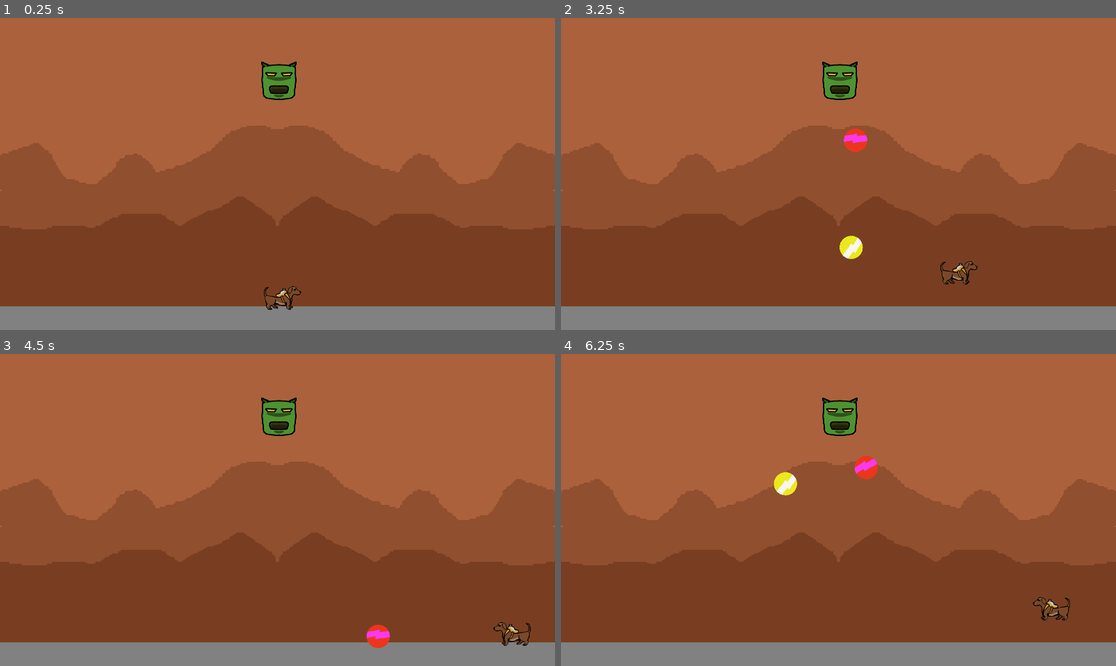
Above: before the commit, frames 1-4 (two rows, left to right).
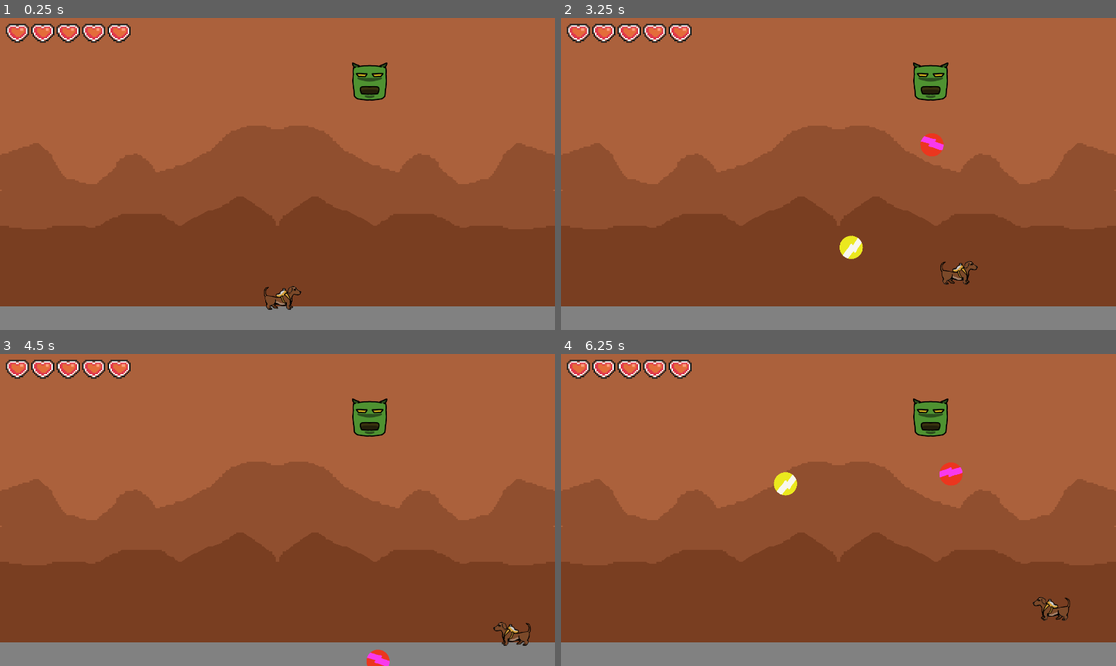
Above: after the commit, the same moments.

Repository: AnaVSSCaldeira/Salsicha-The-Game
Game: Godot game, scene res://Scenes/Game/Scenes/Game.tscn
The game is run twice, just before and just after one commit, with the same random seed, the same clock (stepped at 60 frames per second) and the same inputs.
Inputs (mouse positions are in pixels of both pictures, inside the frame that each line leads up to):
- Up to frame 1 (0.25 s): no input
- Up to frame 2 (3.25 s): tap Enter (ui_accept) at 0.5, 0.77, 1.52, 3.02 s; move the mouse to (960, 158) at 0.52 s; hold Shift 0.53-1.28 s; hold D (right) 0.53-2.03 s; click (960, 158) at 0.67 s; move the mouse to (727, 189) at 1.27 s; tap Shift at 1.35, 2.85 s; move the mouse to (894, 105) at 2.02 s; hold A (left) 2.03-2.78 s; hold Shift 2.03-2.78 s; move the mouse to (810, 236) at 2.77 s; hold D (right) from 2.78 s (still down); click (810, 236) at 2.92 s
- Up to frame 3 (4.5 s): move the mouse to (444, 556) at 3.52 s; hold Shift 3.53-4.28 s; tap Enter (ui_accept) at 3.77 s; move the mouse to (111, 463) at 4.27 s; release D (right) at 4.28 s; hold A (left) from 4.28 s (still down); tap Shift at 4.35 s
- Up to frame 4 (6.25 s): tap Enter (ui_accept) at 4.52, 6.02 s; move the mouse to (866, 510) at 5.02 s; release A (left) at 5.03 s; hold D (right) 5.03-5.78 s; hold Shift 5.03-5.78 s; click (866, 510) at 5.17 s; move the mouse to (755, 432) at 5.77 s; hold A (left) from 5.78 s (still down); tap Shift at 5.85 s

The runs differ from the first frame. In frame 1, 2.4% of the frame differs, in the area x 1-70%, y 1-27%; in frame 2, 2.9%, in the area x 1-70%, y 1-45%; in frame 3, 2.8%; in frame 4, 2.9%.

Commit message:
Troca de waves e tela de power-ups

Diff:
--- a/Salsicha/salsicha/Scenes/Game/Scenes/Game.tscn
+++ b/Salsicha/salsicha/Scenes/Game/Scenes/Game.tscn
@@ -1,9 +1,10 @@
-[gd_scene load_steps=8 format=3 uid="uid://bjb5bxg43f6ir"]
+[gd_scene load_steps=9 format=3 uid="uid://bjb5bxg43f6ir"]
 
 [ext_resource type="PackedScene" uid="uid://cac3plj0yo8cx" path="res://Scenes/Game/Scenes/Salsicha.tscn" id="1_3npm6"]
 [ext_resource type="PackedScene" uid="uid://dr31c7kgkwvym" path="res://Scenes/Game/Scenes/Hud.tscn" id="1_5cy7k"]
 [ext_resource type="Script" uid="uid://cjapypki4nqf" path="res://Scenes/Game/Scripts/game.gd" id="1_iidra"]
 [ext_resource type="PackedScene" uid="uid://1ghcm2qqdkf5" path="res://Scenes/Game/Scenes/Ground.tscn" id="2_37rrd"]
+[ext_resource type="PackedScene" uid="uid://c8ivgnksb7xqg" path="res://Scenes/Game/Scenes/powers_spawn.tscn" id="2_fxxe4"]
 [ext_resource type="PackedScene" uid="uid://dlmrlbnqqg6n3" path="res://Scenes/Game/Scenes/Parallax_bg.tscn" id="3_337gq"]
 [ext_resource type="PackedScene" uid="uid://cslnr65pa2nyn" path="res://Scenes/Game/Scenes/enemy_spawn.tscn" id="6_r3fxi"]
 [ext_resource type="Texture2D" uid="uid://bqyfc00hkdkyi" path="res://Scenes/Game/Images/ground_rock.png" id="7_blyp7"]
@@ -11,34 +12,10 @@
 [node name="Main_Game" type="Node2D"]
 script = ExtResource("1_iidra")
 
-[node name="Spawn" parent="." instance=ExtResource("6_r3fxi")]
-position = Vector2(965, 220)
-
-[node name="HUD" parent="." instance=ExtResource("1_5cy7k")]
-offset = Vector2(20, 20)
-scale = Vector2(2, 2)
-transform = Transform2D(2, 0, 0, 2, 20, 20)
-
-[node name="Ground" parent="." instance=ExtResource("2_37rrd")]
-position = Vector2(961, 1044)
-scale = Vector2(39.2171, -1.8467)
-
-[node name="wall" parent="." instance=ExtResource("2_37rrd")]
-position = Vector2(-47, 18)
-rotation = 1.5708
-scale = Vector2(39.2171, -1.8467)
-
-[node name="wall2" parent="." instance=ExtResource("2_37rrd")]
-position = Vector2(1967, 18)
-rotation = 4.71239
-scale = Vector2(39.2171, -1.8467)
-
-[node name="Salsicha" parent="." instance=ExtResource("1_3npm6")]
-position = Vector2(974, 976)
-
-[node name="ParallaxBackground" parent="." instance=ExtResource("3_337gq")]
-
 [node name="Screen" type="Control" parent="."]
+process_mode = 3
+visible = false
+z_index = 2
 layout_mode = 3
 anchors_preset = 0
 offset_right = 40.0
@@ -60,7 +37,7 @@
 Deseja tentar novamente?"
 horizontal_alignment = 1
 
-[node name="Button" type="Button" parent="Screen"]
+[node name="Restart" type="Button" parent="Screen"]
 layout_mode = 0
 offset_left = 466.0
 offset_top = 496.0
@@ -69,7 +46,7 @@
 theme_override_font_sizes/font_size = 40
 text = "Tentar de novo"
 
-[node name="Button2" type="Button" parent="Screen"]
+[node name="Exit" type="Button" parent="Screen"]
 layout_mode = 0
 offset_left = 1029.0
 offset_top = 497.0
@@ -77,3 +54,39 @@
 offset_bottom = 560.0
 theme_override_font_sizes/font_size = 40
 text = "Sair"
+
+[node name="Powers Spawner" parent="." instance=ExtResource("2_fxxe4")]
+process_mode = 3
+visible = false
+z_index = 1
+position = Vector2(87, 54)
+
+[node name="HUD" parent="." instance=ExtResource("1_5cy7k")]
+offset = Vector2(20, 20)
+scale = Vector2(2, 2)
+transform = Transform2D(2, 0, 0, 2, 20, 20)
+
+[node name="Spawn" parent="." instance=ExtResource("6_r3fxi")]
+position = Vector2(965, 220)
+
+[node name="Ground" parent="." instance=ExtResource("2_37rrd")]
+position = Vector2(961, 1044)
+scale = Vector2(39.2171, -1.8467)
+
+[node name="wall" parent="." instance=ExtResource("2_37rrd")]
+position = Vector2(-47, 18)
+rotation = 1.5708
+scale = Vector2(39.2171, -1.8467)
+
+[node name="wall2" parent="." instance=ExtResource("2_37rrd")]
+position = Vector2(1967, 18)
+rotation = 4.71239
+scale = Vector2(39.2171, -1.8467)
+
+[node name="Salsicha" parent="." instance=ExtResource("1_3npm6")]
+position = Vector2(974, 976)
+
+[node name="ParallaxBackground" parent="." instance=ExtResource("3_337gq")]
+
+[connection signal="pressed" from="Screen/Restart" to="." method="_on_restart_pressed"]
+[connection signal="pressed" from="Screen/Exit" to="." method="_on_exit_pressed"]
--- a/Salsicha/salsicha/Scenes/Game/Scenes/enemy_bullet.tscn
+++ b/Salsicha/salsicha/Scenes/Game/Scenes/enemy_bullet.tscn
@@ -1,6 +1,6 @@
 [gd_scene load_steps=5 format=3 uid="uid://bl0cu1di6up8k"]
 
-[ext_resource type="Script" uid="uid://c8p8u5xl8slo4" path="res://Scenes/Game/Scenes/enemy_bullet.gd" id="1_mhqj8"]
+[ext_resource type="Script" uid="uid://c8p8u5xl8slo4" path="res://Scenes/Game/Scripts/enemy_bullet.gd" id="1_mhqj8"]
 [ext_resource type="Texture2D" uid="uid://dwku6ck1n17vx" path="res://Scenes/Game/Images/coin.png" id="1_t4u8b"]
 
 [sub_resource type="SpriteFrames" id="SpriteFrames_mhqj8"]
--- a/Salsicha/salsicha/Scenes/Game/Scenes/power_card.tscn
+++ b/Salsicha/salsicha/Scenes/Game/Scenes/power_card.tscn
@@ -13,17 +13,28 @@
 "speed": 5.0
 }]
 
-[node name="Control" type="Control"]
-layout_mode = 3
-anchors_preset = 0
-offset_right = 40.0
-offset_bottom = 40.0
-scale = Vector2(0.839999, 0.839999)
+[node name="Panel" type="Panel"]
+offset_right = 660.0
+offset_bottom = 1043.0
+scale = Vector2(0.980727, 0.980727)
 
 [node name="AnimatedSprite2D" type="AnimatedSprite2D" parent="."]
 position = Vector2(316.5, 509.5)
 scale = Vector2(13.66, 21.38)
 sprite_frames = SubResource("SpriteFrames_bpfxr")
+
+[node name="Button" type="Button" parent="."]
+layout_mode = 1
+anchors_preset = -1
+anchor_left = -0.625
+anchor_top = -0.625
+anchor_right = 16.45
+anchor_bottom = 26.1
+offset_left = 389.5
+offset_top = 626.875
+offset_right = 14642.0
+offset_bottom = 12911.7
+scale = Vector2(0.0266475, 0.0266475)
 
 [node name="Control" type="Control" parent="."]
 anchors_preset = 0
--- /dev/null
+++ b/Salsicha/salsicha/Scenes/Game/Scenes/powers_spawn.tscn
@@ -0,0 +1,37 @@
+[gd_scene load_steps=4 format=3 uid="uid://c8ivgnksb7xqg"]
+
+[ext_resource type="Texture2D" uid="uid://bqyfc00hkdkyi" path="res://Scenes/Game/Images/ground_rock.png" id="1_0j1mj"]
+[ext_resource type="Script" uid="uid://bqaypp17fj413" path="res://Scenes/Game/Scripts/h_box_container.gd" id="2_tyhbn"]
+[ext_resource type="PackedScene" uid="uid://wcwend7ncywa" path="res://Scenes/Game/Scenes/power_card.tscn" id="3_tyhbn"]
+
+[node name="Powers Spawner" type="Marker2D"]
+
+[node name="Sprite2D" type="Sprite2D" parent="."]
+modulate = Color(0.152941, 0.145098, 0.152941, 1)
+position = Vector2(869, 436.5)
+scale = Vector2(35.76, 18.46)
+texture = ExtResource("1_0j1mj")
+
+[node name="Label" type="Label" parent="."]
+offset_left = 341.0
+offset_right = 1362.0
+offset_bottom = 137.0
+theme_override_font_sizes/font_size = 100
+text = "Escolha sua melhoria"
+
+[node name="HBoxContainer" type="HBoxContainer" parent="."]
+anchors_preset = 4
+anchor_top = 0.5
+anchor_bottom = 0.5
+offset_left = 70.0
+offset_top = 174.0
+offset_right = 2070.0
+offset_bottom = 182.0
+grow_vertical = 2
+scale = Vector2(0.6, 0.6)
+theme_override_constants/separation = 1000
+alignment = 1
+script = ExtResource("2_tyhbn")
+
+[node name="Panel" parent="HBoxContainer" instance=ExtResource("3_tyhbn")]
+layout_mode = 2
--- a/Salsicha/salsicha/Scenes/Game/Scripts/Hearts.gd
+++ b/Salsicha/salsicha/Scenes/Game/Scripts/Hearts.gd
@@ -1,12 +1,6 @@
 extends HBoxContainer
 
 @onready var Life = preload("res://Scenes/Game/Scenes/Life.tscn")
-
-func _ready():
-	pass
-
-func _process(delta):
-	pass
 
 func setMaxHearts(max : int):
 	for i in range(max):
--- a/Salsicha/salsicha/Scenes/Game/Scripts/Salsicha.gd
+++ b/Salsicha/salsicha/Scenes/Game/Scripts/Salsicha.gd
@@ -46,21 +46,21 @@
 
 
 func player_damage(damage):
-	if $"/root/Global".player_life > 0:
-		if invulnerable == false:
-			invulnerable_count = 0
-			$"/root/Global".player_life -= damage
-			var heartsConteiner = get_parent().get_node("HUD").get_node("Hearts")
-			heartsConteiner.updateHearts($"/root/Global".player_life)
-			invulnerable = true
-			$Invulnerable_timer.start(0.25)
-	else:
-		get_parent().game_over()
+	if $"/root/Global".player_life > 0 and invulnerable == false:
+		invulnerable_count = 0
+		$"/root/Global".player_life -= damage
+
+		if $"/root/Global".player_life <= 0:
+			get_parent().game_over()
+
+		var heartsConteiner = get_parent().get_node("HUD").get_node("Hearts")
+		heartsConteiner.updateHearts($"/root/Global".player_life)
+		invulnerable = true
+		$Invulnerable_timer.start(0.25)
 
 func _on_invulnerable_timer_timeout():
 	visible = not visible
 	invulnerable_count += 1
-	print(invulnerable_count)
 
 	if invulnerable_count == 6:
 		invulnerable = false
--- a/Salsicha/salsicha/Scenes/Game/Scripts/enemy.gd
+++ b/Salsicha/salsicha/Scenes/Game/Scripts/enemy.gd
@@ -3,7 +3,6 @@
 var life = 3
 
 func _ready():
-	print("OI")
 	$Life.max_value = life
 	$Life.value = life
 	$Life.visible = false
@@ -16,6 +15,7 @@
 
 	if $Life.value <= 0:
 		$Life.value = 0
+		get_parent().wave_ends()
 		queue_free()
 
 func _on_timer_timeout():
--- a/Salsicha/salsicha/Scenes/Game/Scripts/enemy_spawner.gd
+++ b/Salsicha/salsicha/Scenes/Game/Scripts/enemy_spawner.gd
@@ -1,18 +1,21 @@
 extends Marker2D
 
-var enemy1 = preload("res://Scenes/Game/Scenes/enemy.tscn")
-@export var waves_list = {}
-@export var wave: int
-
-func _ready():
-    waves_list = {"0": [enemy1, enemy1, enemy1], "1": [enemy1, enemy1, enemy1, enemy1, enemy1, enemy1]}
-    wave = 0
-    call_deferred("_enemy_wave")
-
-func _enemy_wave():
+func enemy_wave(waves_list, wave):
+    var last_positions = []
+    var spawn_pos
     for enemy in waves_list[str(wave)]:
         var enemy_child = enemy.instantiate()
-        enemy_child.global_position = global_position
+
+        var can_spawn = false
+        while can_spawn == false:
+            spawn_pos = Vector2(randf_range(50, 1860), randf_range(50, 600))
+            if len(last_positions) > 0:
+                for pos in last_positions:
+                    if pos.distance_to(spawn_pos) < 32:
+                        break
+            else:
+                can_spawn = true
+
+        enemy_child.global_position = spawn_pos
         get_parent().add_child(enemy_child)
-        print(enemy_child)
     wave += 1
--- a/Salsicha/salsicha/Scenes/Game/Scripts/game.gd
+++ b/Salsicha/salsicha/Scenes/Game/Scripts/game.gd
@@ -3,15 +3,45 @@
 @onready var heartsConteiner = $HUD.get_node("Hearts")
 var invulnerable = false
 var invulnerable_count = 0
+var enemy1 = preload("res://Scenes/Game/Scenes/enemy.tscn")
+var waves_list = {"0": [enemy1], "1": [enemy1, enemy1, enemy1, enemy1, enemy1, enemy1]}
+var wave = 0
+var kill_monsters = 0
 
 func _ready():
 	Input.set_custom_mouse_cursor(load("res://Scenes/Game/Images/aim.png"))
 	heartsConteiner.setMaxHearts($"/root/Global".player_life)
 	$Screen.visible = false
-	$"/root/Global".restart()
+	call_deferred("_spawner")
+
+func _spawner():
+	kill_monsters = len(waves_list[str(wave)])
+	$Spawn.enemy_wave(waves_list, wave)
 
 func game_over():
 	$Screen.visible = true
+	get_tree().paused = true
 
 func get_powers():
-	pass
+	get_tree().paused = true
+	$"Powers Spawner".visible = true
+	$"Powers Spawner/HBoxContainer".create_powers()
+
+func new_wave():
+	get_tree().paused = false
+	kill_monsters = len(waves_list[str(wave)])
+	$Spawn.enemy_wave(waves_list, wave)
+
+func _on_exit_pressed():
+	get_tree().quit()
+
+func wave_ends():
+	kill_monsters -= 1
+	if kill_monsters == 0:
+		wave += 1
+		get_powers()
+
+func _on_restart_pressed():
+	get_tree().paused = false
+	$"/root/Global".restart()
+	get_tree().reload_current_scene()
--- /dev/null
+++ b/Salsicha/salsicha/Scenes/Game/Scripts/h_box_container.gd
@@ -0,0 +1,8 @@
+extends HBoxContainer
+
+@onready var Card = preload("res://Scenes/Game/Scenes/power_card.tscn")
+
+func create_powers():
+    for i in range(3):
+        var card = Card.instantiate()
+        add_child(card)
--- /dev/null
+++ b/Salsicha/salsicha/Scenes/Game/Scripts/powers_spawn.gd
@@ -0,0 +1 @@
+extends Marker2D
--- a/Salsicha/salsicha/Scenes/Game/powers_choices.tscn
+++ /dev/null
@@ -1,7 +0,0 @@
-[gd_scene format=3 uid="uid://d2muduohiit6b"]
-
-[node name="Control" type="Control"]
-layout_mode = 3
-anchors_preset = 0
-offset_right = 1920.0
-offset_bottom = 1080.0
--- a/Salsicha/salsicha/Scenes/global.gd
+++ b/Salsicha/salsicha/Scenes/global.gd
@@ -1,9 +1,9 @@
 extends Node
 
-@export var player_life: int
-@export var bullet_type: String
-@export var bullet_damage: int
-@export var powers_number: int
+@export var player_life = 5
+@export var bullet_type = "default"
+@export var bullet_damage = 1
+@export var powers_number = 3
 @export var powers = {"1": {"Name": "Calanguinho", "Description": "Vire um calanguinho! Diminua de tamanho e fique mais …(686 unchanged characters)…
 
 func restart():
Renamed: Salsicha/salsicha/Scenes/Game/Scenes/enemy_bullet.gd -> Salsicha/salsicha/Scenes/Game/Scripts/enemy_bullet.gd
Renamed: Salsicha/salsicha/Scenes/Game/Scenes/enemy_bullet.gd.uid -> Salsicha/salsicha/Scenes/Game/Scripts/enemy_bullet.gd.uid
Not shown, added: Salsicha/salsicha/Scenes/Game/Scripts/h_box_container.gd.uid
Not shown, added: Salsicha/salsicha/Scenes/Game/Scripts/powers_spawn.gd.uid
